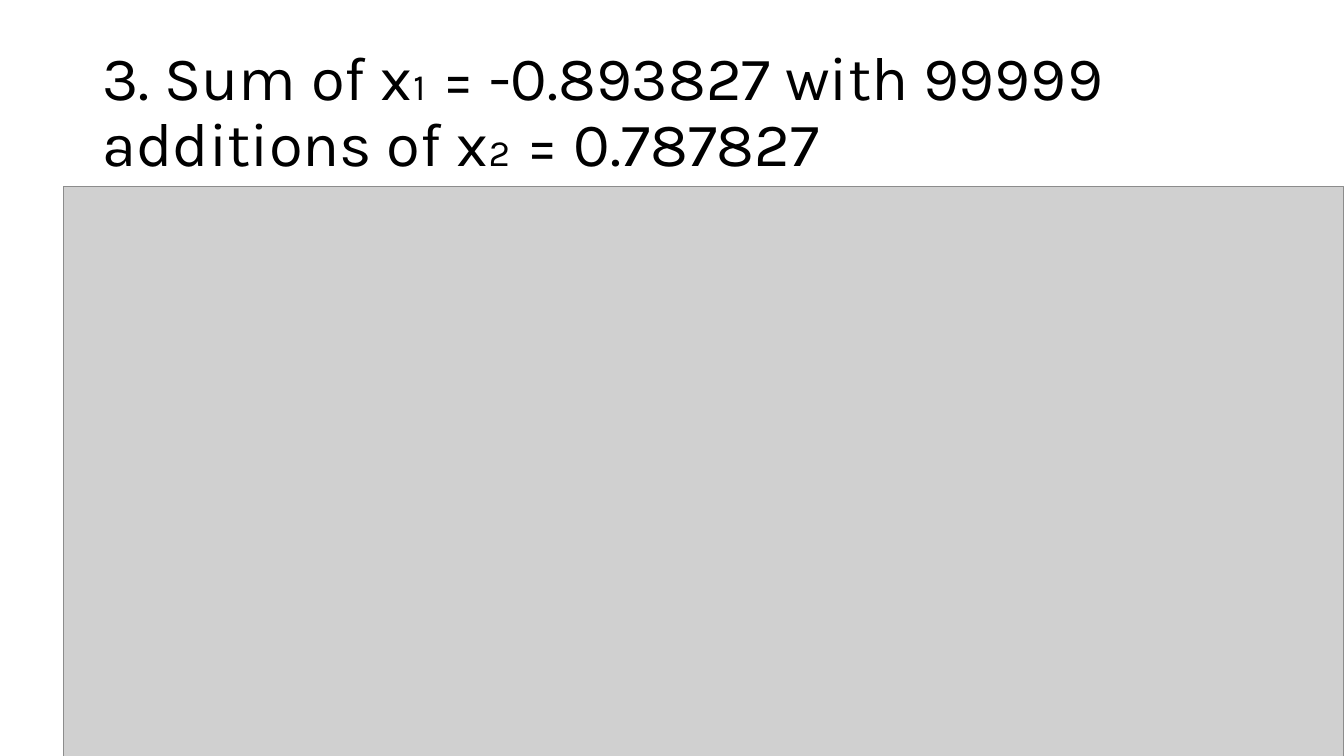
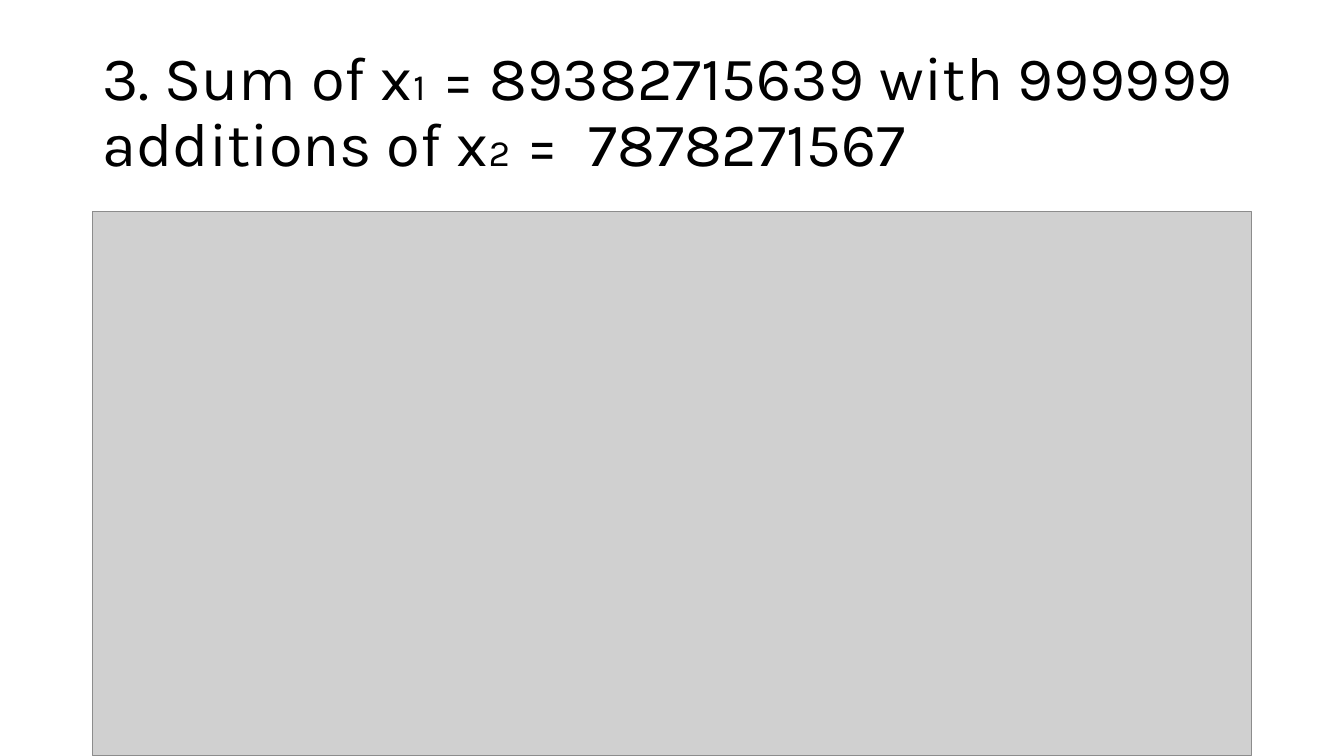
Before and after one commit to yur-spiridonov/NPAt_algorithm, a slide deck: slide 4 of presentation.pptx. Drawn at 1344x756 pixels with LibreOffice and Linux fonts; fonts in the diff are those of the drawing; grey boxes stand for pictures. Boxes give left, top, right and bottom in pixels: in the first picture for what was removed or moved away, otherwise in the second. Text is boxed around its words. In the diff, an @@ line names an element or a change of style, - is before the commit and + after.

```diff
--- a/presentation.pptx
+++ b/presentation.pptx
@@ title at [102,57,1233,167]: text changed @@
-3. Sum of x₁ = -0.893827 with 99999 additions of x₂ = 0.787827
+3. Sum of x₁ = 89382715639 with 999999 additions of x₂ = 7878271567
@@ picture: place and size @@
-picture at [64,187,1344,756]
+picture at [93,212,1252,756]
```
Also in this commit, not shown: 6 other slides changed, 1 slide removed.
